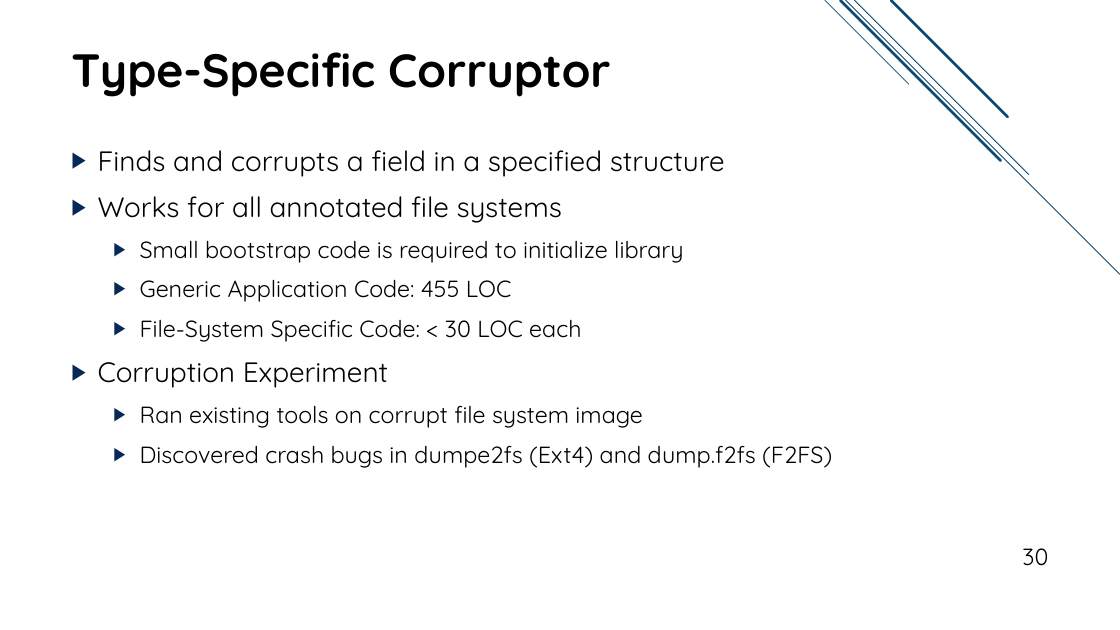
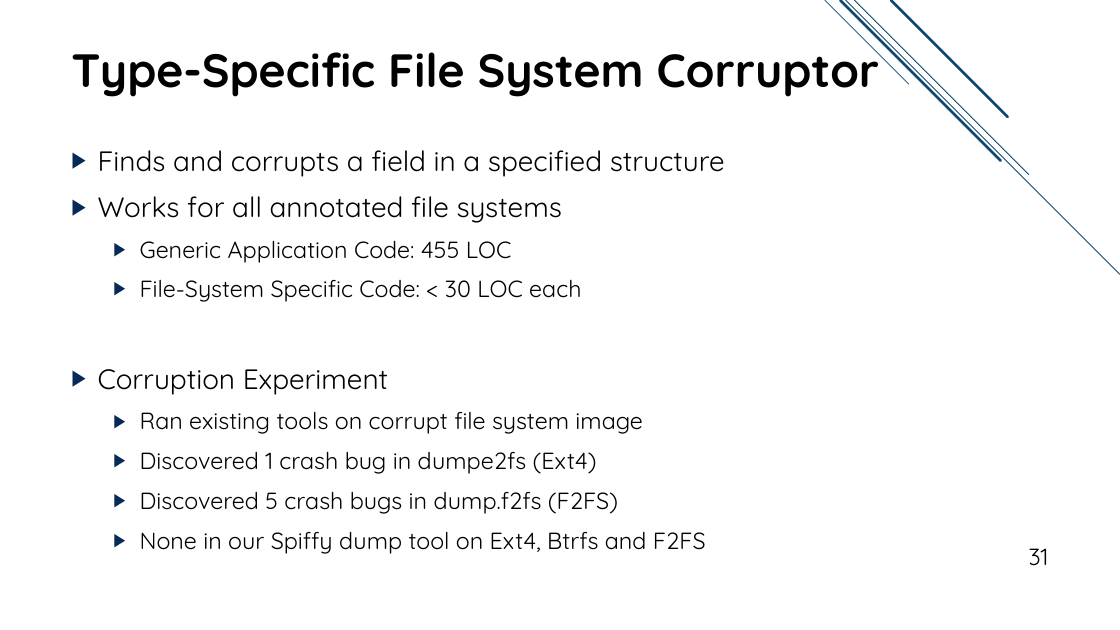
Before and after one commit to jacksun007/spiffy-paper, a slide deck: slide 31 of talk/spiffy_talk.pptx (slide 30 before the commit). Drawn at 1120x630 pixels with LibreOffice and Linux fonts; fonts in the diff are those of the drawing. Boxes give left, top, right and bottom in pixels: in the first picture for what was removed or moved away, otherwise in the second. Text is boxed around its words. In the diff, an @@ line names an element or a change of style, - is before the commit and + after.

```diff
--- a/talk/spiffy_talk.pptx
+++ b/talk/spiffy_talk.pptx
@@ title at <box>71,39,879,97</box>: text changed @@
-Type-Specific Corruptor
+Type-Specific File System Corruptor
@@ text at <box>140,240,683,263</box>: paragraph removed @@
-  ▶ Small bootstrap code is required to initialize library
@@ text at <box>140,451,706,554</box>: text changed @@
-  ▶ Discovered crash bugs in dumpe2fs (Ext4) and dump.f2fs (F2FS)
+  ▶ Discovered 1 crash bug in dumpe2fs (Ext4)
+  ▶ Discovered 5 crash bugs in dump.f2fs (F2FS)
+  ▶ None in our Spiffy dump tool on Ext4, Btrfs and F2FS
@@ page number at <box>1029,548,1049,566</box>: text changed @@
-30
+31
```
Also in this commit, not shown: 24 other slides changed, 3 slides added, 2 slides removed.
